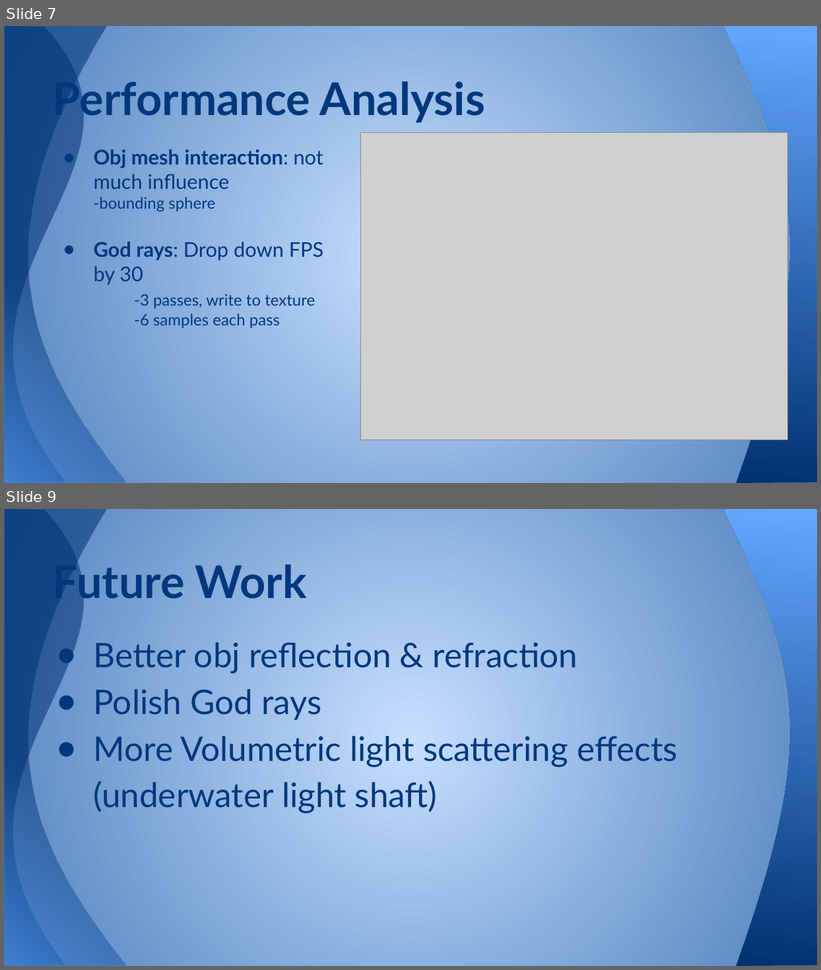
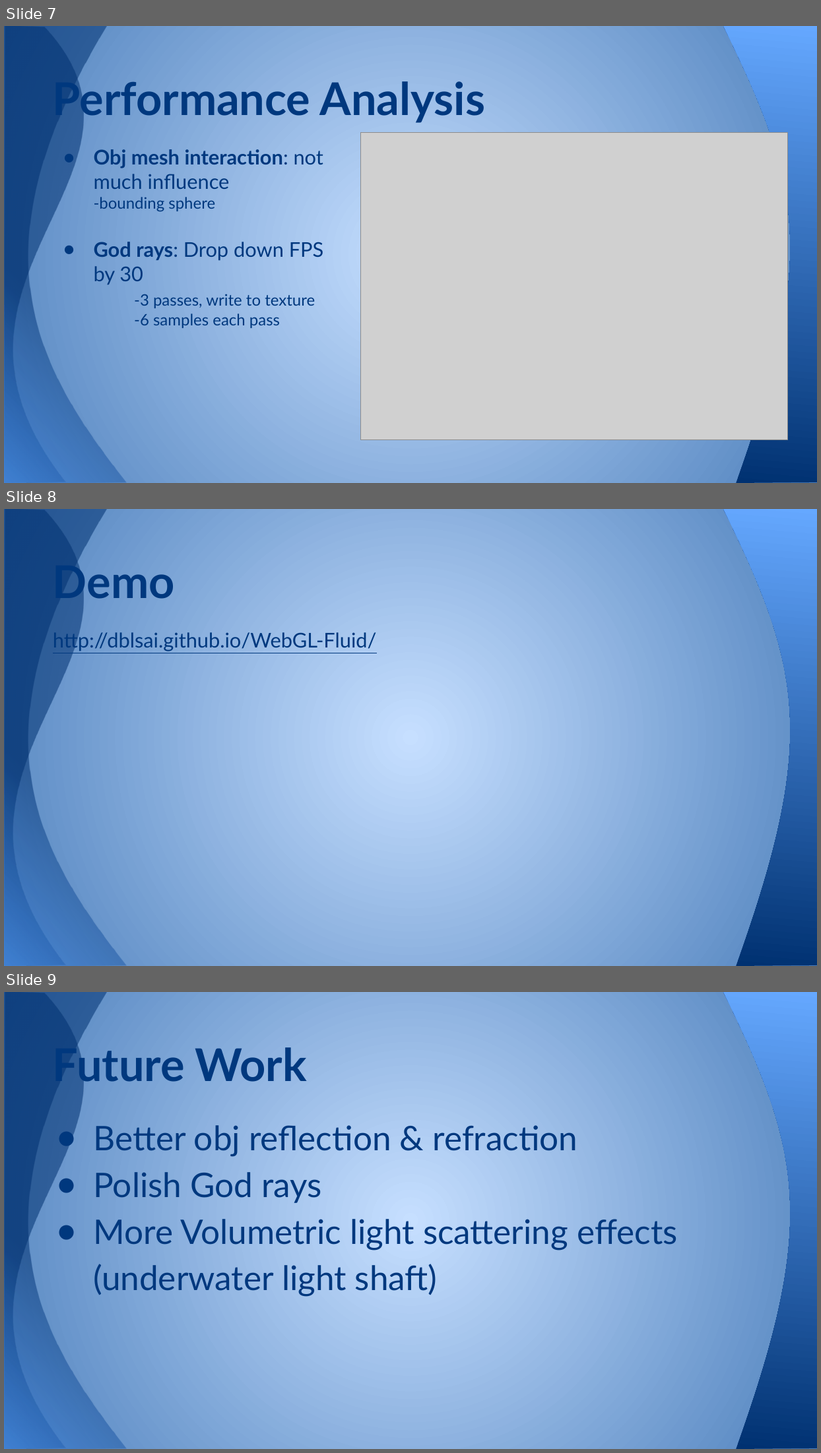
Before and after one commit to dblsai/WebGL-Fluid, a slide deck: files/presentation/Final_Demo.pptx. Shown one above the other, each under a label of ours: slides 7 and 9 before the commit, slides 7, 8 and 9 after it; the slides between them are not shown. The pictures are 821x970 and 821x1453 pixels, drawn with LibreOffice and Linux fonts; fonts in the diff are those of the drawing; grey boxes stand for pictures. Boxes give left, top, right and bottom in pixels: in the first picture for what was removed or moved away, otherwise in the second. Text is boxed around its words. In the diff, an @@ line names an element or a change of style, - is before the commit and + after.

Commit message:
update ppt link to demo

```diff
--- a/files/presentation/Final_Demo.pptx
+++ b/files/presentation/Final_Demo.pptx
@@ slide 8 added at box(4, 509, 817, 966), background gradient #C6DFFF to #4F81BD; not listed: 3 template elements that a slide beside it also shows @@
@@ title added at box(53, 559, 175, 607), 40 pt, text #00387E, bold @@
+Demo
@@ text added at box(53, 630, 377, 652), 18 pt, text #00387E, underline @@
+http://dblsai.github.io/WebGL-Fluid/
```
Also in this commit, not shown: 1 slide removed.
